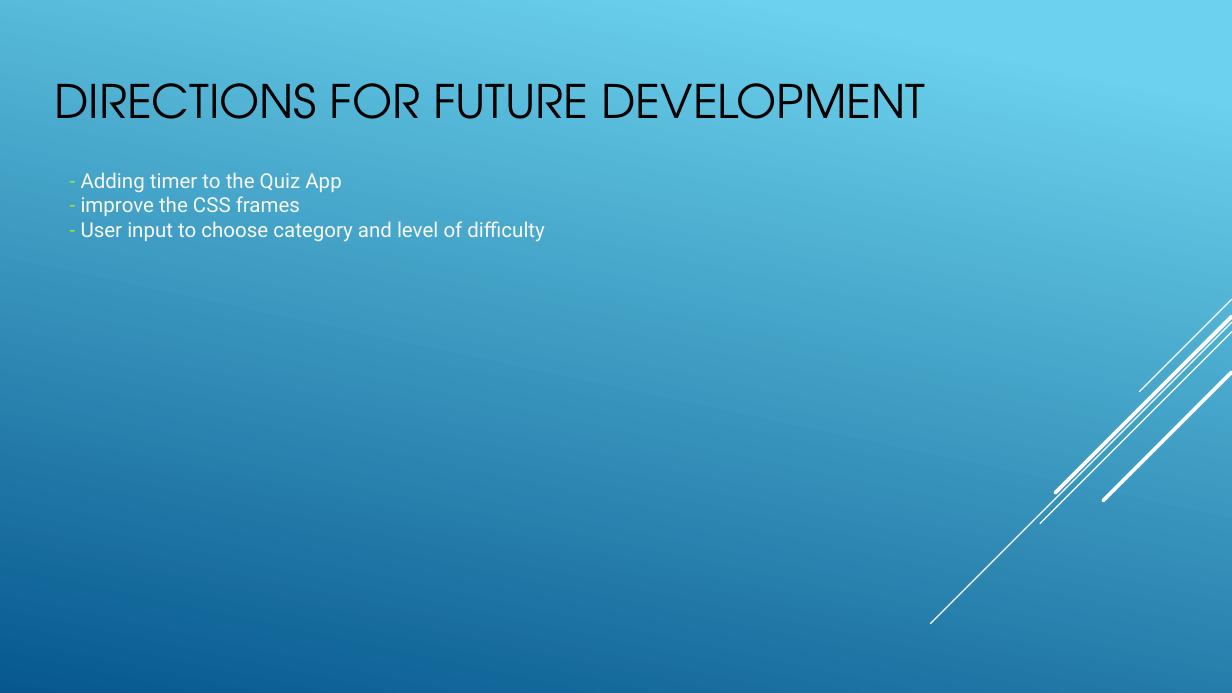
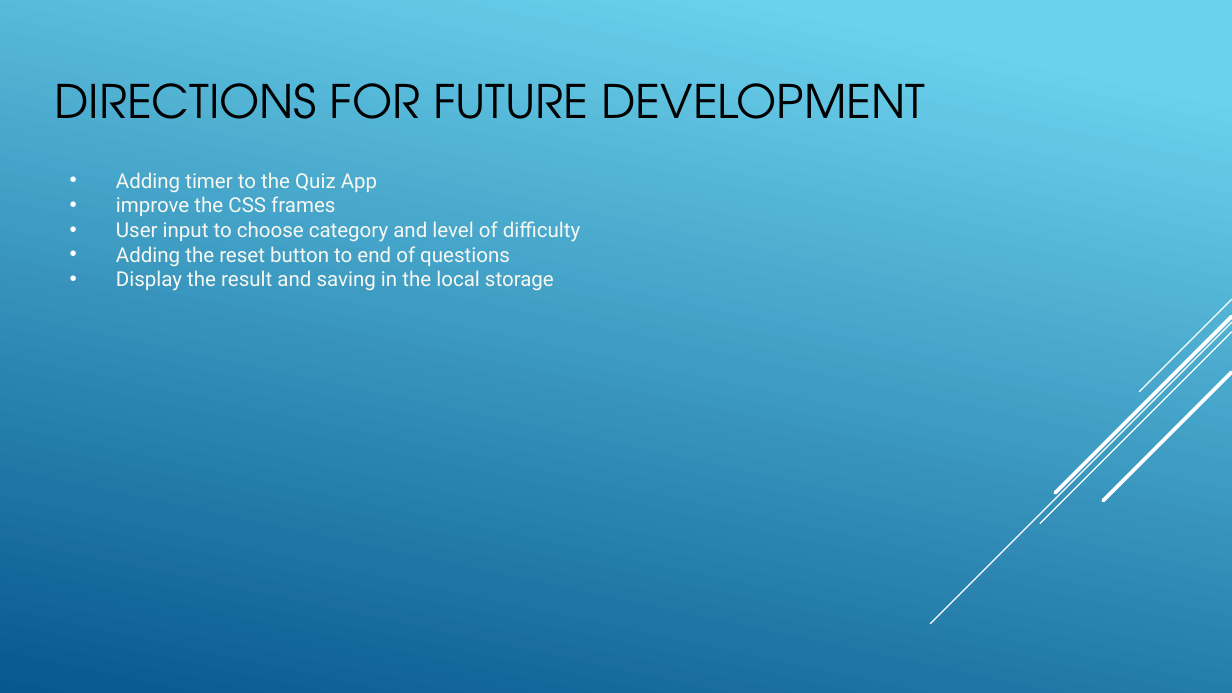
Before and after one commit to rrayachhetri/Phase-1-Project, a slide deck: slide 5 of PowerPoint Persentation .pptx. Drawn at 1232x693 pixels with LibreOffice and Linux fonts; fonts in the diff are those of the drawing. Boxes give left, top, right and bottom in pixels: in the first picture for what was removed or moved away, otherwise in the second. Text is boxed around its words. In the diff, an @@ line names an element or a change of style, - is before the commit and + after.

```diff
--- a/PowerPoint Persentation .pptx
+++ b/PowerPoint Persentation .pptx
@@ text at [116, 172, 580, 291]: text changed @@
-- Adding timer to the Quiz App
-- improve the CSS frames
-- User input to choose category and level of difficulty
+• Adding timer to the Quiz App
+• improve the CSS frames
+• User input to choose category and level of difficulty
+• Adding the reset button to end of questions
+• Display the result and saving in the local storage
```
Also in this commit, not shown: 4 other slides changed, 8 other files.
